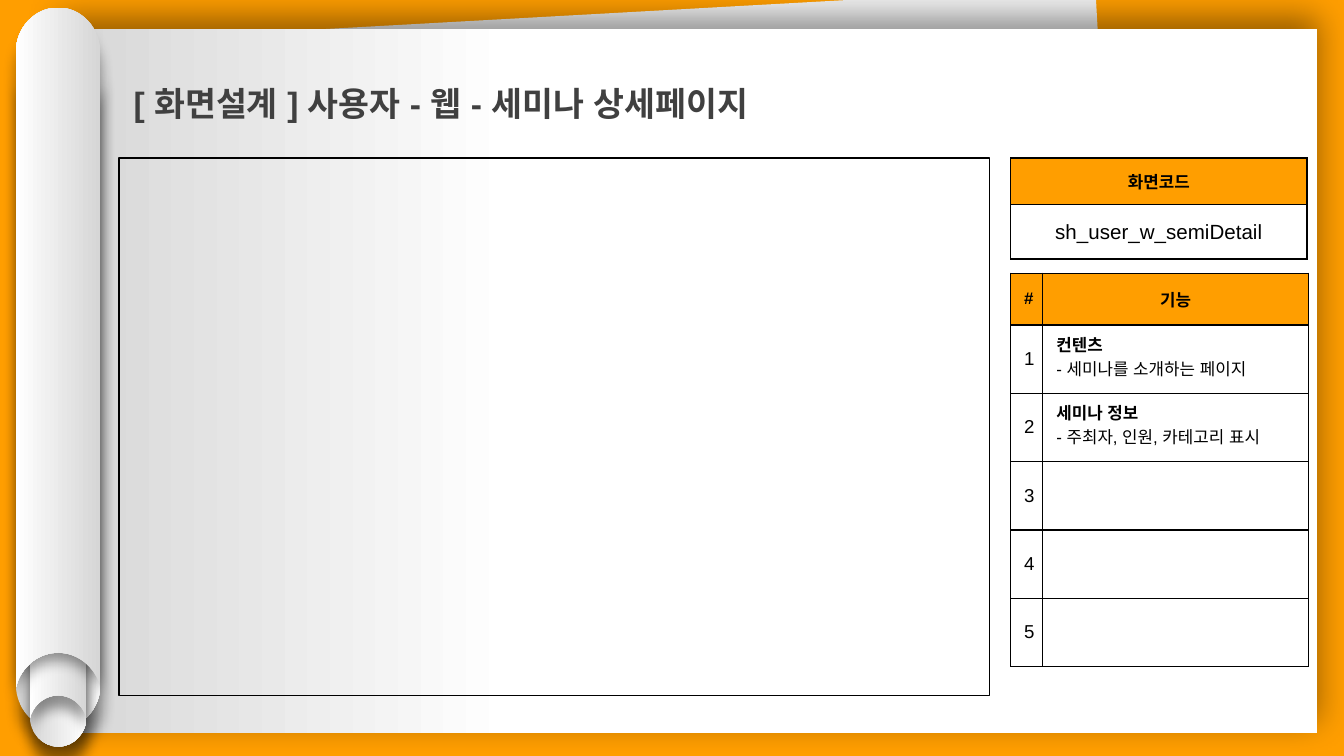
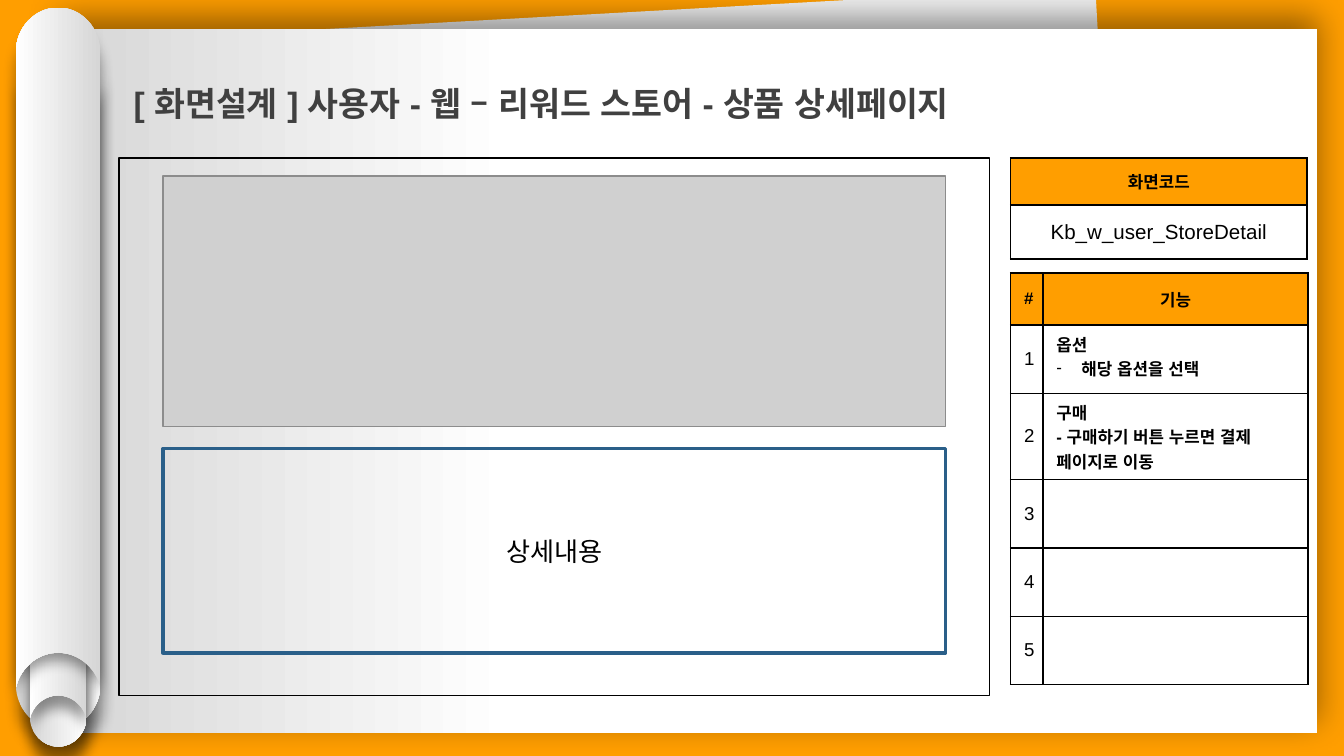
Before and after one commit to hhsw07/ezen-academy-projects, a slide deck: slide 15 of 0 발표용 파워포인트/0508 1차발표/0508 project06 - 파워포인트 종합.pptx (slide 24 before the commit). Drawn at 1344x756 pixels with LibreOffice and Linux fonts; fonts in the diff are those of the drawing; grey boxes stand for pictures. Boxes give left, top, right and bottom in pixels: in the first picture for what was removed or moved away, otherwise in the second. Text is boxed around its words. In the diff, an @@ line names an element or a change of style, - is before the commit and + after.

```diff
--- a/0 발표용 파워포인트/0508 1차발표/0508 project06 - 파워포인트 종합.pptx
+++ b/0 발표용 파워포인트/0508 1차발표/0508 project06 - 파워포인트 종합.pptx
@@ text at (x1=154, y1=88, x2=949, y2=119): text changed @@
-[ 화면설계 ] 사용자 - 웹 - 세미나 상세페이지
+[ 화면설계 ] 사용자 - 웹 – 리워드 스토어 - 상품 상세페이지
@@ picture added at (x1=163, y1=176, x2=945, y2=427) @@
@@ table at (x1=1011, y1=159, x2=1306, y2=259) @@
-row 2, column 1: sh_user_w_semiDetail
+row 2, column 1: Kb_w_user_StoreDetail
@@ borders changed @@
@@ table at (x1=1011, y1=273, x2=1306, y2=684) @@
-row 2, column 2: 컨텐츠 / - 세미나를 소개하는 페이지
+row 2, column 2: 옵션 / 해당 옵션을 선택
-row 3, column 2: 세미나 정보 / - 주최자, 인원, 카테고리 표시
+row 3, column 2: 구매 / - 구매하기 버튼 누르면 결제 페이지로 이동
@@ borders changed @@
@@ rectangle added at (x1=163, y1=449, x2=945, y2=653), outline #2B5F8A 2 pt, 14 pt, text #000000 @@
+상세내용
```
Also in this commit, not shown: 7 other slides changed, 10 slides added, 12 slides removed.
